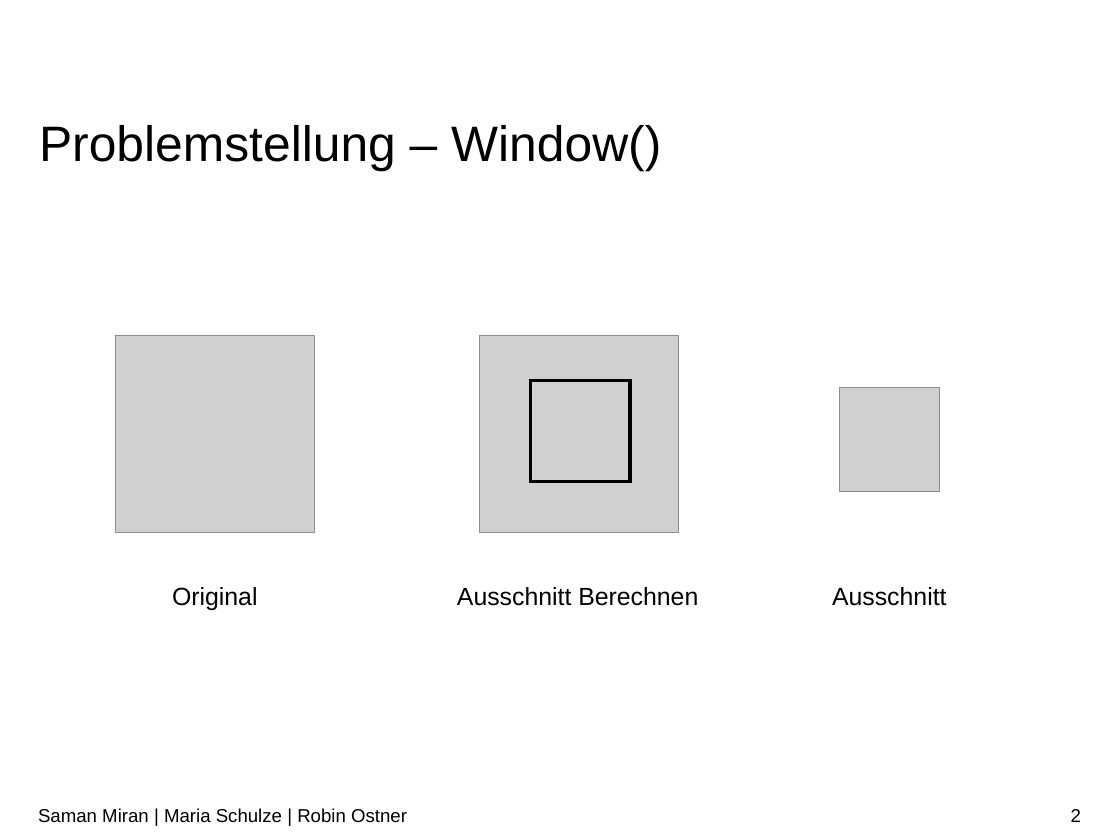
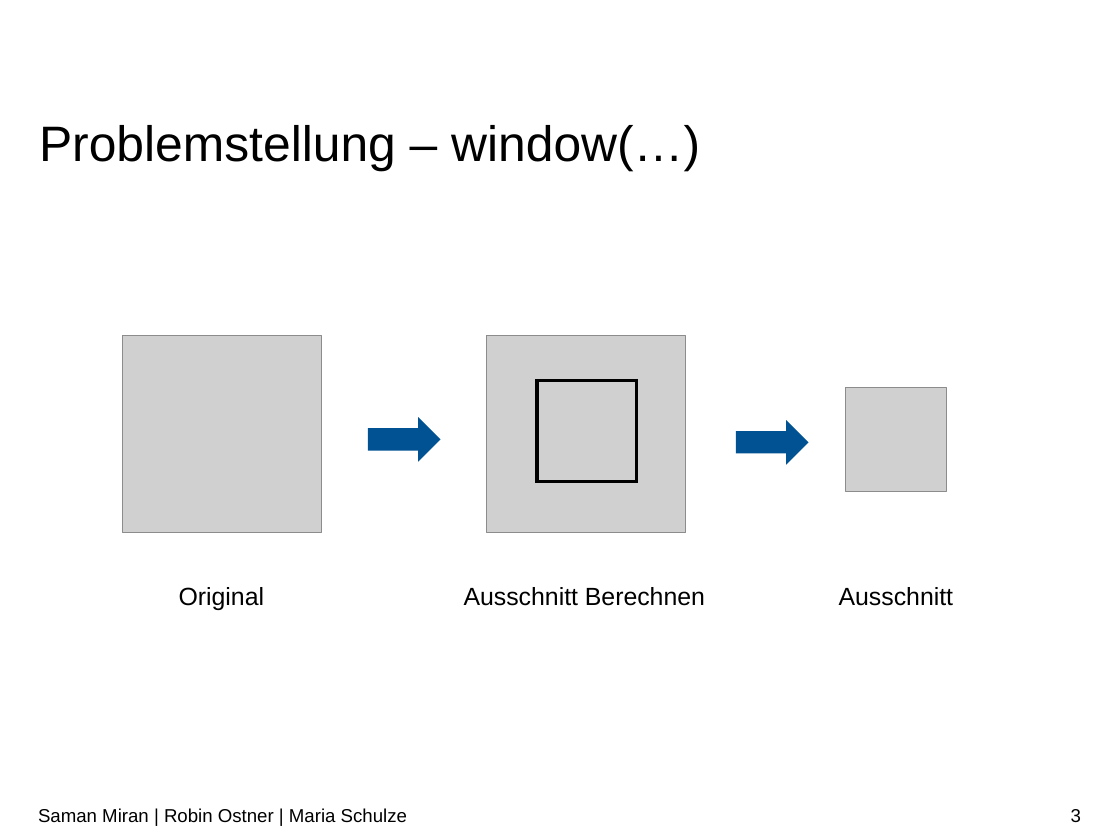
Before and after one commit to RobinOstner/bestASP, a slide deck: slide 3 of Praktikum ASP – Team 15.pptx (slide 2 before the commit). Drawn at 1120x840 pixels with LibreOffice and Linux fonts; fonts in the diff are those of the drawing; grey boxes stand for pictures; background and template pictures are left out. Boxes give left, top, right and bottom in pixels: in the first picture for what was removed or moved away, otherwise in the second. Text is boxed around its words. In the diff, an @@ line names an element or a change of style, - is before the commit and + after.

Commit message:
Powerpoint Problemstellung Folie

```diff
--- a/Praktikum ASP – Team 15.pptx
+++ b/Praktikum ASP – Team 15.pptx
@@ title at <box>39,125,700,172</box>: text changed @@
-Problemstellung – Window()
+Problemstellung – window(…)
@@ right arrow added at <box>368,417,441,461</box>, fill #005293 @@
@@ right arrow added at <box>736,420,809,465</box>, fill #005293 @@
@@ 4 lines, 3 pictures, 3 texts: place and size @@
-4 lines, 3 pictures, 3 texts at <box>115,336,946,610</box>
+4 lines, 3 pictures, 3 texts at <box>122,336,953,610</box>
@@ text at <box>38,808,407,823</box>: text changed @@
-Saman Miran | Maria Schulze | Robin Ostner
+Saman Miran | Robin Ostner | Maria Schulze
@@ page number at <box>1071,809,1081,822</box>: text changed @@
-2
+3
```
Also in this commit, not shown: 11 other slides changed, 2 slides added.
